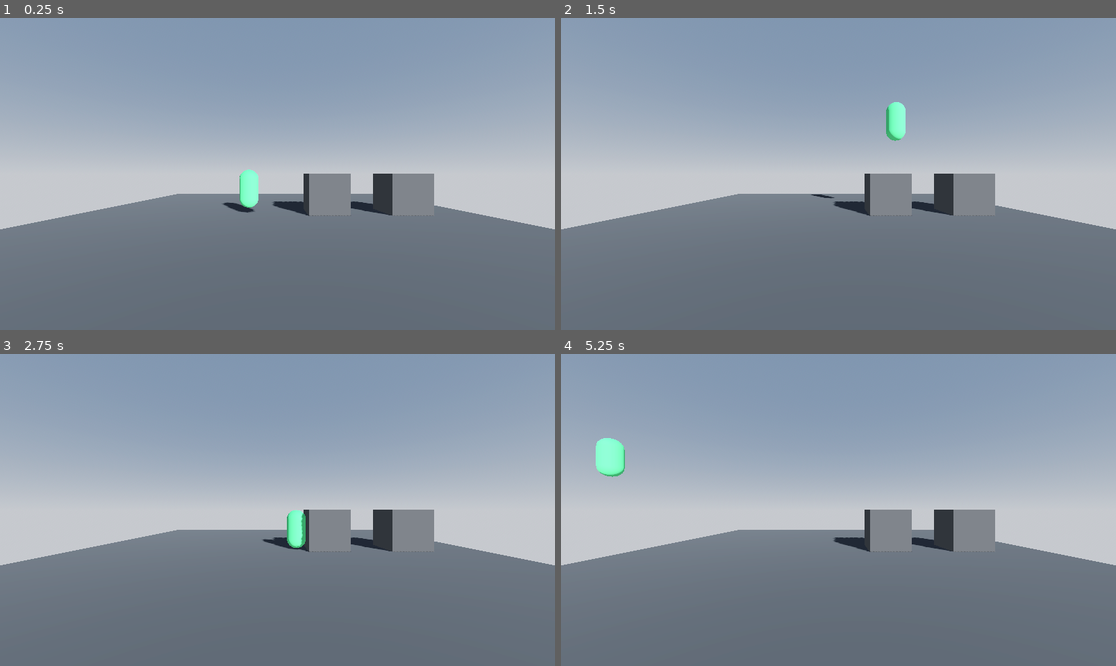
Above: before the commit, frames 1-4 (two rows, left to right).
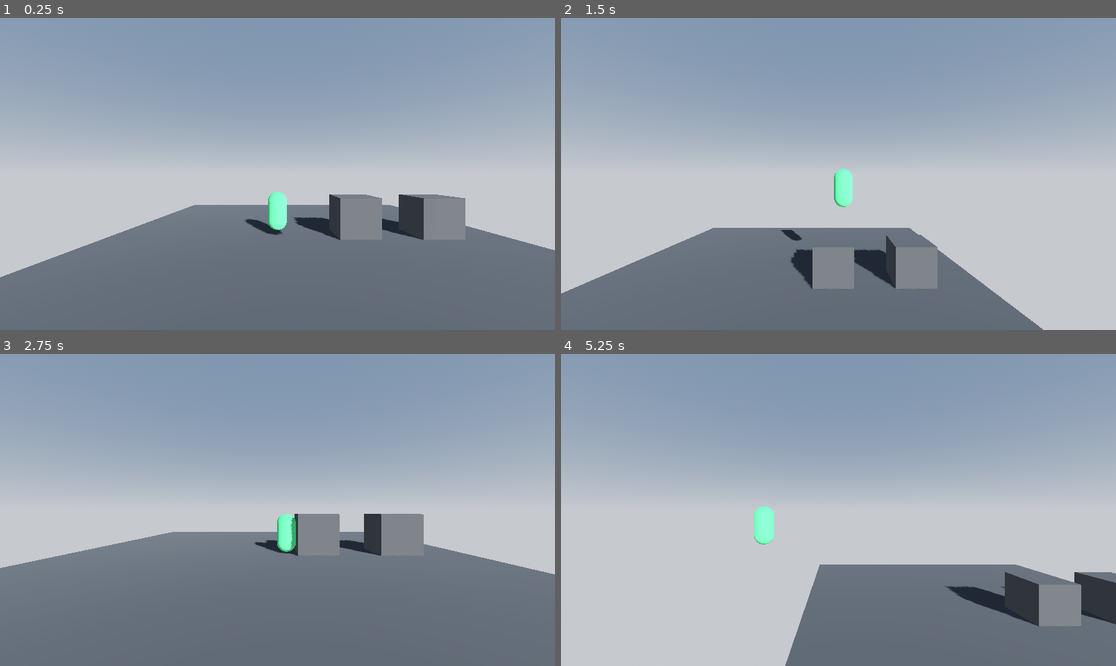
Above: after the commit, the same moments.

Repository: crystal-bit/platform-3d
Game: Godot game, scene res://game.tscn
Two runs of this game, one before a commit and one after it. Both use one fixed random seed, a clock stepped at 60 frames per second and the inputs below.
Inputs (mouse positions are in pixels of both pictures, inside the frame that each line leads up to):
- Up to frame 1 (0.25 s): no input
- Up to frame 2 (1.5 s): tap Enter at 0.5 s; move the mouse to (960, 158) at 0.52 s; hold Right (player_move_right) 0.53-1.28 s; click (960, 158) at 0.67 s; tap Space (player_jump) at 0.77 s; move the mouse to (727, 189) at 1.27 s; hold A (player_move_left) from 1.28 s (still down)
- Up to frame 3 (2.75 s): tap Space (player_jump) at 1.52 s; move the mouse to (333, 441) at 2.02 s; release A (player_move_left) at 2.03 s; hold Right (player_move_right) from 2.03 s (still down)
- Up to frame 4 (5.25 s): move the mouse to (810, 572) at 2.77 s; click (810, 572) at 2.92 s; tap Space (player_jump) at 3.02, 3.77, 4.52 s; move the mouse to (1005, 556) at 3.52 s; release Right (player_move_right) at 3.53 s; hold A (player_move_left) from 3.53 s (still down); move the mouse to (672, 463) at 4.27 s; move the mouse to (866, 510) at 5.02 s; click (866, 510) at 5.17 s

The runs differ from the first frame. In frame 1, 9.2% of the frame differs, in the area x 0-100%, y 48-84%; in frame 2, 23%; in frame 3, 2.7%; in frame 4, 27%, in the area x 0-100%, y 26-100%.

Commit message:
feat: camera follow, respawn player

Diff:
--- a/game.tscn
+++ b/game.tscn
@@ -1,5 +1,6 @@
-[gd_scene load_steps=10 format=3 uid="uid://bnqe37j0if8oq"]
+[gd_scene load_steps=11 format=3 uid="uid://bnqe37j0if8oq"]
 
+[ext_resource type="Script" path="res://objects/camera-follow-target.gd" id="1_jj8oj"]
 [ext_resource type="PackedScene" uid="uid://cspsftefkddo3" path="res://objects/player.tscn" id="1_yrwpo"]
 [ext_resource type="Material" uid="uid://rh34e3fs4skp" path="res://objects/level_material.tres" id="3_ygqb1"]
 
@@ -40,6 +41,13 @@
 transform = Transform3D(-0.817077, -0.356747, 0.452899, 0.553564, -0.704961, 0.443392, 0.161097, 0.612994, 0.77349, 7.45405, 0, 11.0694)
 shadow_enabled = true
 
+[node name="CameraFollowTarget" type="Node3D" parent="." node_paths=PackedStringArray("target")]
+script = ExtResource("1_jj8oj")
+target = NodePath("../Player")
+
+[node name="Camera3D" type="Camera3D" parent="CameraFollowTarget"]
+transform = Transform3D(1, 0, 0, 0, 1, 0, 0, 0, 1, 0, 2, 10.7176)
+
 [node name="Player" parent="." instance=ExtResource("1_yrwpo")]
 transform = Transform3D(1, 0, 0, 0, 1, 0, 0, 0, 1, -1.5, 1.39717, 0)
 
@@ -76,6 +84,3 @@
 
 [node name="CollisionShape3D" type="CollisionShape3D" parent="Box2"]
 shape = SubResource("BoxShape3D_o65ds")
-
-[node name="Camera3D" type="Camera3D" parent="."]
-transform = Transform3D(1, 0, 0, 0, 1, 0, 0, 0, 1, 0, 2, 10.7176)
--- /dev/null
+++ b/objects/camera-follow-target.gd
@@ -0,0 +1,15 @@
+extends Node3D
+
+@export var target: Node3D
+
+@export_range(0.1, 10) var lerp_factor_x = 2.5
+@export_range(0.1, 10) var lerp_factor_y = 3.0
+
+
+func _ready():
+	position = target.position
+
+
+func _physics_process(delta):
+	position.x = lerp(position.x, target.position.x, delta * lerp_factor_x)
+	position.y = lerp(position.y, target.position.y, delta * lerp_factor_y)
--- a/objects/player.gd
+++ b/objects/player.gd
@@ -3,8 +3,14 @@
 
 const SPEED = 10.0
 const JUMP_VELOCITY = 17.5
+const DEATH_POSITION_Y = -10
 
 var gravity = ProjectSettings.get_setting("physics/3d/default_gravity")
+var initial_position: Vector3
+
+
+func _ready():
+	initial_position = position
 
 
 func _physics_process(delta):
@@ -22,3 +28,6 @@
 		velocity.y = JUMP_VELOCITY
 
 	move_and_slide()
+
+	if position.y < DEATH_POSITION_Y:
+		position = initial_position
